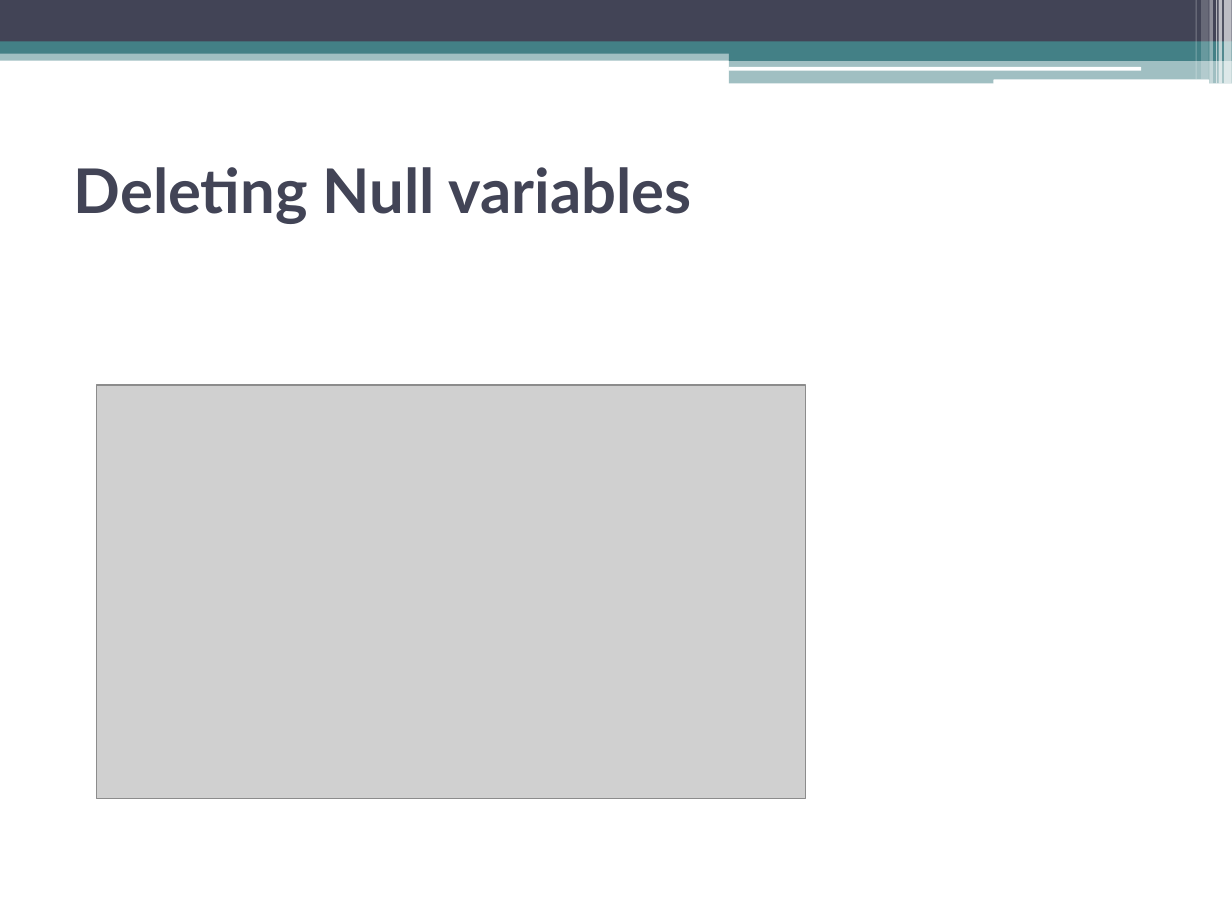
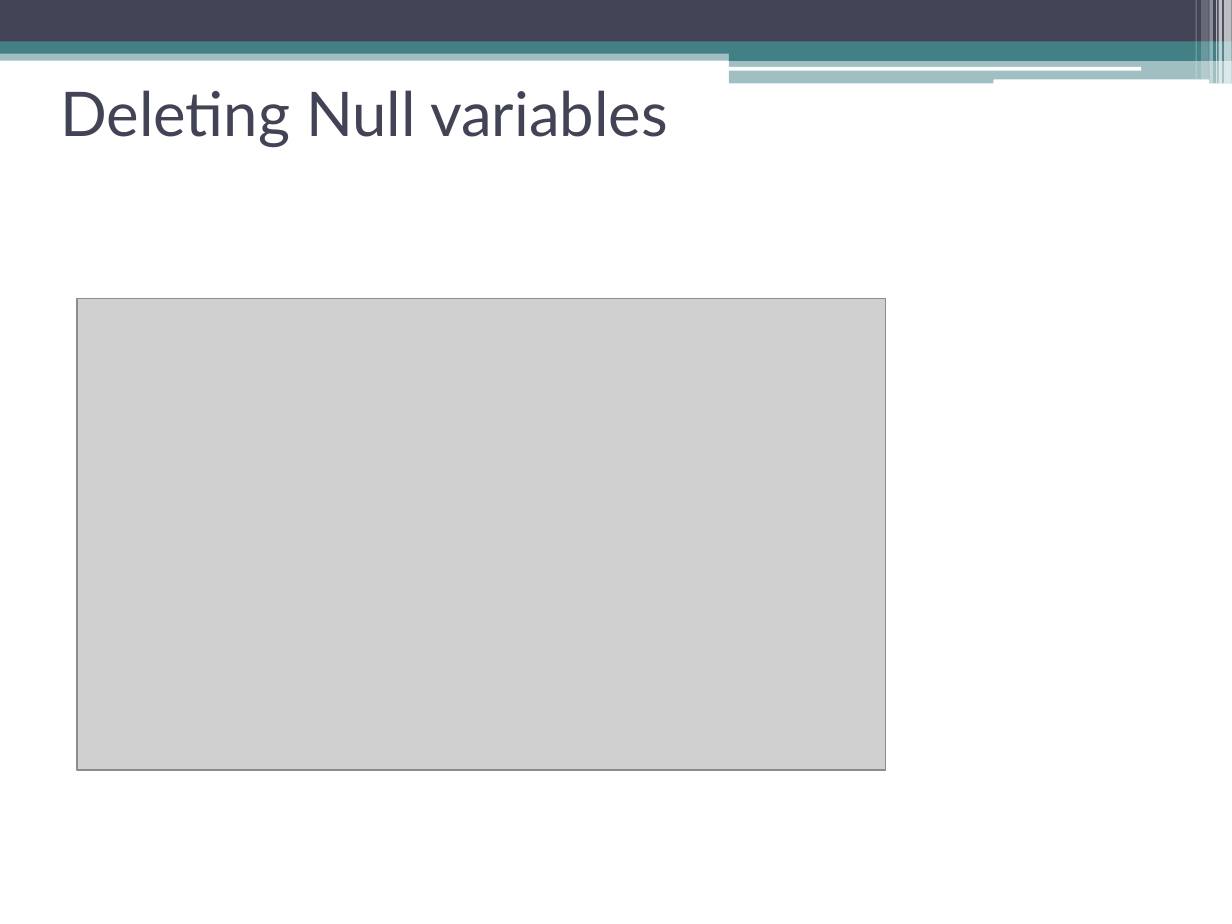
Before and after one commit to Kodluyoruz-Ankara-Veri-Bilimi/assignment_Beyza, a slide deck: slide 3 of homework2/homework2.pptx. Drawn at 1232x924 pixels with LibreOffice and Linux fonts; fonts in the diff are those of the drawing; grey boxes stand for pictures. Boxes give left, top, right and bottom in pixels: in the first picture for what was removed or moved away, otherwise in the second. Text is boxed around its words. In the diff, an @@ line names an element or a change of style, - is before the commit and + after.

```diff
--- a/homework2/homework2.pptx
+++ b/homework2/homework2.pptx
@@ title "Deleting Null variables": place and size @@
-title "Deleting Null variables" at [74,167,691,224]
+title "Deleting Null variables" at [60,90,668,148]
@@ title "Deleting Null variables" at [60,90,668,148]: bold off @@
@@ picture: place and size @@
-picture at [96,384,806,798]
+picture at [76,298,885,770]
```
Also in this commit, not shown: 4 other slides changed, 10 slides added, 6 slides removed.
